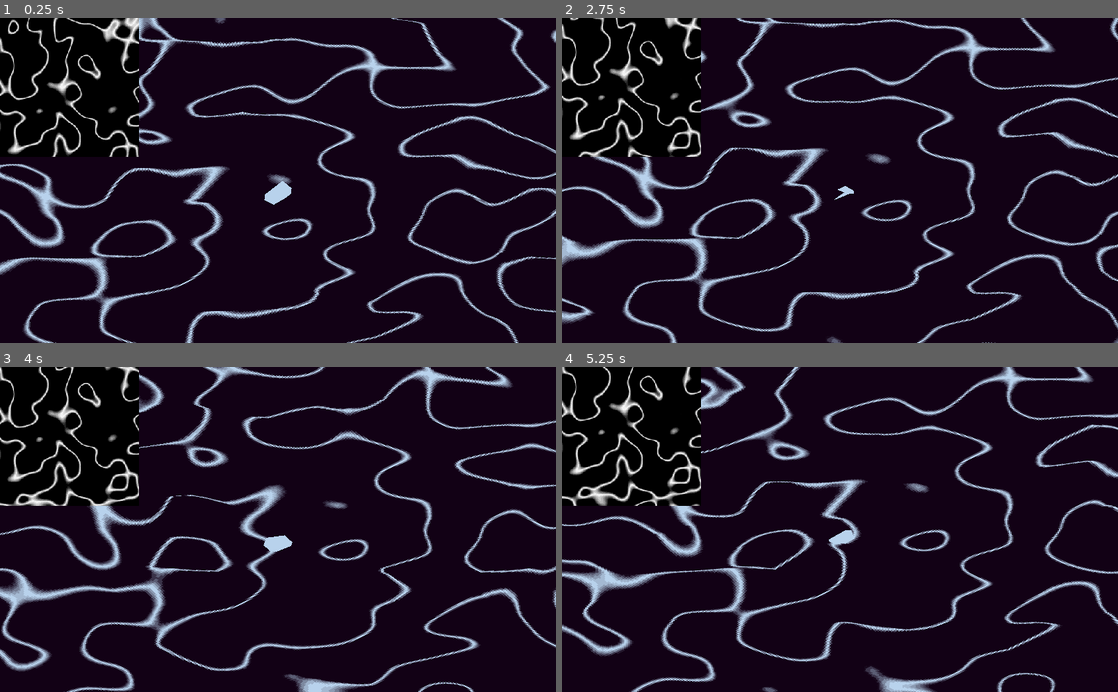
Above: before the commit, frames 1-4 (two rows, left to right).
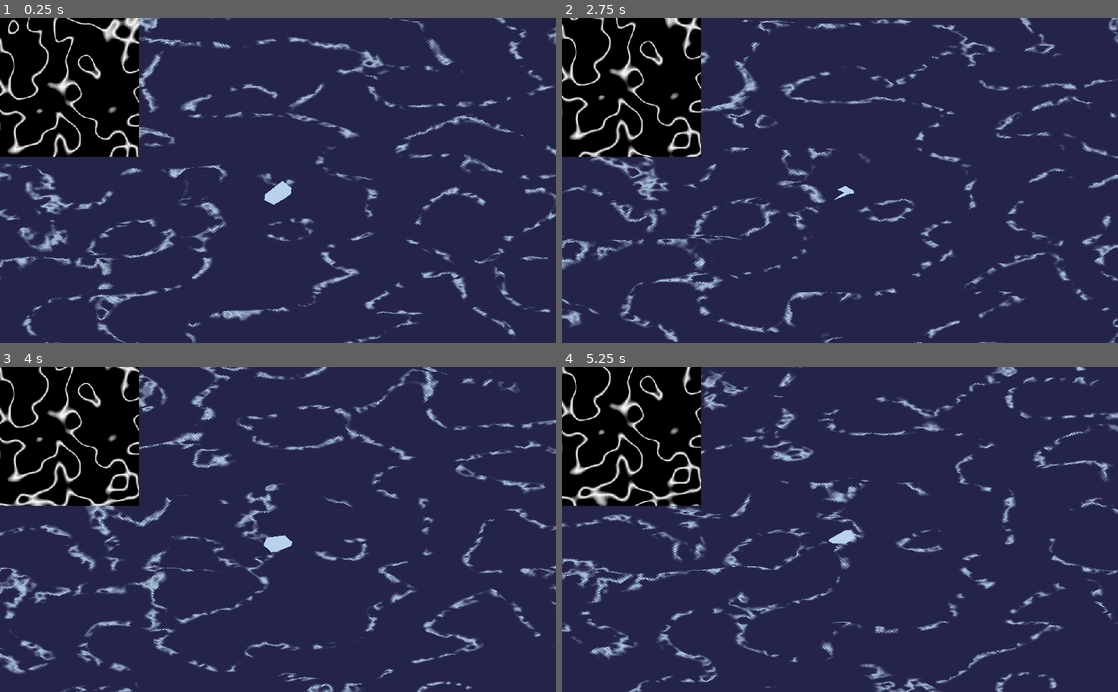
Above: after the commit, the same moments.

Repository: NykolaR/GGJ2022
Game: Godot game, scene res://Scenes/Debug/Debug.tscn
Two runs of this game, one before a commit and one after it. Both use one fixed random seed, a clock stepped at 60 frames per second and the inputs below. This scene is started directly instead of the project's main scene.
Inputs:
- Up to frame 1 (0.25 s): no input
- Up to frame 2 (2.75 s): no input
- Up to frame 3 (4 s): no input
- Up to frame 4 (5.25 s): no input

The runs differ from the first frame. In frame 1, 87% of the frame differs, in the area x 0-100%, y 0-100%; in frame 2, 88%; in frame 3, 87%; in frame 4, 88%.

Commit message:
oceany ocean

Diff:
--- a/Scenes/Debug/Debug.tscn
+++ b/Scenes/Debug/Debug.tscn
@@ -4,7 +4,7 @@
 [ext_resource path="res://Scenes/Water/Water.tscn" type="PackedScene" id=2]
 
 [sub_resource type="Gradient" id=1]
-colors = PoolColorArray( 0.0722055, 0.00604248, 0.0859375, 1, 0.723267, 0.826106, 0.925781, 1 )
+colors = PoolColorArray( 0.14454, 0.143402, 0.289062, 1, 0.723267, 0.826106, 0.925781, 1 )
 
 [sub_resource type="GradientTexture" id=2]
 gradient = SubResource( 1 )
--- a/Scenes/Water/Water.tscn
+++ b/Scenes/Water/Water.tscn
@@ -23,20 +23,20 @@
 void fragment () {
 	//ALBEDO = vec3(0.);
 	ALBEDO = texture(gradient, vec2(texture(noise2, UV).r)).rgb;
-	//ALBEDO += texture(gradient2, vec2(texture(noise, UV).r, 0.5)).rgb * 0.3;
+	ALBEDO *= texture(gradient2, vec2(texture(noise, UV + vec2(TIME, TIME) * 0.01).r, 0.5)).rgb;
 }
 "
 
 [sub_resource type="Gradient" id=12]
-offsets = PoolRealArray( 0, 0.411111, 0.933333, 1 )
-colors = PoolColorArray( 0, 0, 0, 1, 0, 0, 0, 1, 1, 1, 1, 1, 1, 1, 1, 1 )
+offsets = PoolRealArray( 0, 0.538889, 1 )
+colors = PoolColorArray( 0, 0, 0, 1, 0.922222, 0.922222, 0.922222, 1, 1, 1, 1, 1 )
 
 [sub_resource type="GradientTexture" id=13]
 gradient = SubResource( 12 )
 width = 512
 
 [sub_resource type="Gradient" id=17]
-offsets = PoolRealArray( 0.459085, 0.492986, 0.517337 )
+offsets = PoolRealArray( 0.411111, 0.492986, 0.544444 )
 colors = PoolColorArray( 0, 0, 0, 1, 1, 1, 1, 1, 0, 0, 0, 1 )
 
 [sub_resource type="GradientTexture" id=18]
@@ -44,14 +44,11 @@
 width = 128
 
 [sub_resource type="OpenSimplexNoise" id=14]
-seed = 193
-octaves = 4
-period = 16.2
+seed = 255
+period = 10.0
 
 [sub_resource type="NoiseTexture" id=15]
 flags = 3
-width = 128
-height = 128
 seamless = true
 noise = SubResource( 14 )
 
